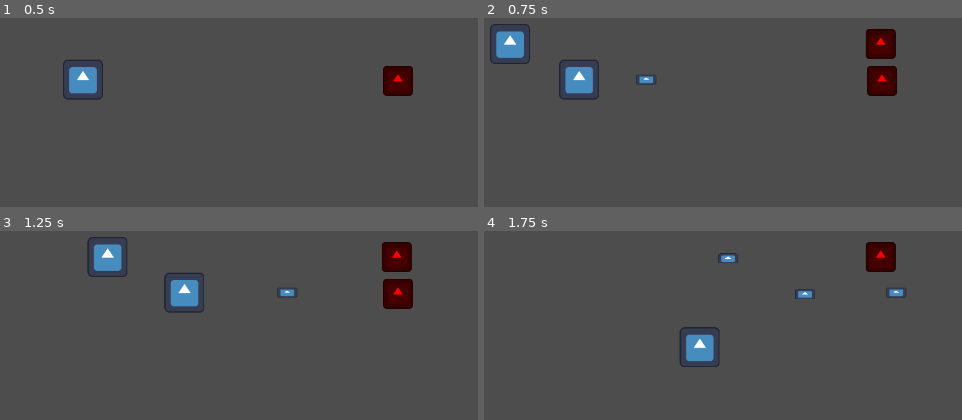
Above: before the commit, frames 1-4 (two rows, left to right).
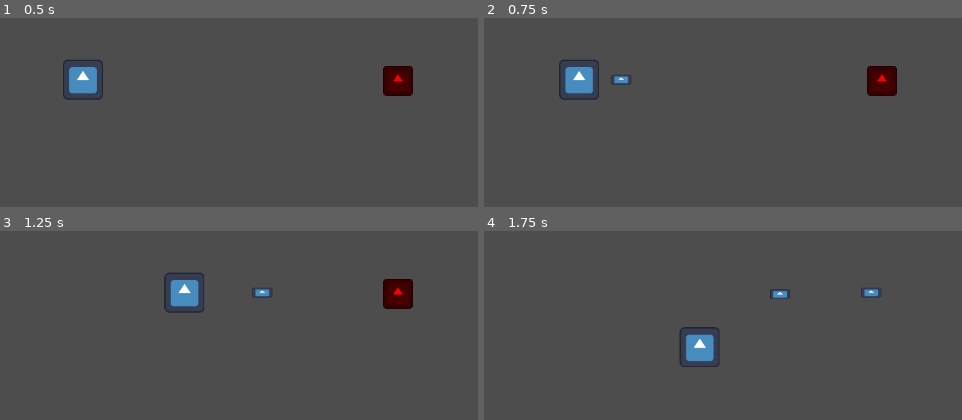
Above: after the commit, the same moments.

Repository: Lymer20/Juego-Seaquest
Game: Godot game, scene res://world/mundo.tscn
The game is run twice, just before and just after one commit, with the same random seed, the same clock (stepped at 60 frames per second) and the same inputs. The engine's default icon, where the game draws it, is replaced by a stand-in: a white triangle on a blue panel in a dark square.
Inputs:
- Up to frame 1 (0.5 s): no input
- Up to frame 2 (0.75 s): tap Enter at 0.5 s; hold Right (derecha) from 0.53 s (still down); tap R (revivir) at 0.6 s
- Up to frame 3 (1.25 s): keep holding Right (derecha)
- Up to frame 4 (1.75 s): release Right (derecha) at 1.28 s; hold Down (abajo) from 1.28 s (still down); tap Space (disparo) at 1.35 s; tap R (revivir) at 1.55 s

Frame 1 is identical in both runs. In frame 2, 2.4% of the frame differs, in the area x 1-87%, y 3-36%; in frame 3, 2.4%, in the area x 18-87%, y 3-36%; in frame 4, 1.7%.

Commit message:
Cambios pequeños para finalizar el día
-Cambios pequeños, siendo el más relevante el borrado del código de reinicio bugeado

Diff:
--- a/entities/player/jugador.gd
+++ b/entities/player/jugador.gd
@@ -1,4 +1,6 @@
 extends CharacterBody2D
+
+@onready var sprite_2d: Sprite2D = $Sprite2D
 
 # Movimiento
 const velocidad_max: float = 300
@@ -8,6 +10,7 @@
 var salvados: int = 1
 
 # Disparo
+@onready var arma: Node2D = $Arma
 var bala_path=preload("res://entities/player/bala.tscn")
 
 # Cooldown del disparo
@@ -20,6 +23,7 @@
 	# Estas variables detectan movimiento en X y en Y
 	var movimiento_x := Input.get_axis("izquierda", "derecha")
 	var movimiento_y := Input.get_axis("arriba", "abajo")
+
 	# Movimiento en X
 	if movimiento_x:
 		velocity.x = move_toward(velocity.x, movimiento_x * velocidad_max, aceleracion * delta)
--- a/entities/player/jugador.tscn
+++ b/entities/player/jugador.tscn
@@ -10,12 +10,10 @@
 size = Vector2(64, 64)
 
 [node name="Jugador" type="CharacterBody2D"]
-position = Vector2(1, 0)
 collision_layer = 2
 script = ExtResource("1_16k11")
 
 [node name="Sprite2D" type="Sprite2D" parent="."]
-position = Vector2(-2.38419e-07, 2.38419e-07)
 scale = Vector2(0.5, 0.5)
 texture = ExtResource("2_omvyu")
 
@@ -30,7 +28,6 @@
 debug_color = Color(0.884748, 0.00031054, 0.809704, 0.42)
 
 [node name="Arma" type="Node2D" parent="."]
-position = Vector2(40, 0)
 
 [node name="cooldown" type="Timer" parent="Arma"]
 
--- a/world/mundo.gd
+++ b/world/mundo.gd
@@ -1,33 +1,16 @@
 extends Node2D
 @onready var colision_del_mapa: CollisionPolygon2D = $"StaticBody2D/Colision del Mapa"
 @onready var polygon_2d: Polygon2D = $"StaticBody2D/Colision del Mapa/Polygon2D"
-var enemigo_path=preload("res://hurt_test.tscn")
 var jugador_path=preload("res://entities/player/jugador.tscn")
 var jugador = jugador_path.instantiate()
 
 func _ready():
 	polygon_2d.polygon = colision_del_mapa.polygon
 
-func _physics_process(delta: float) -> void:
-	if Input.is_action_just_pressed("revivir"):
-		for node in get_children():
-			if node.is_in_group("jugador") or node.is_in_group("enemigo"):
-				node.queue_free()
-		revivir()
-
-func revivir():
-	var enemigo = enemigo_path.instantiate()
-	add_child(enemigo)
-	add_child(jugador)
-	jugador.global_position = Vector2(550, 400)
-	enemigo.global_position = Vector2(1150, 400)
-	jugador.add_to_group("jugador")
-	enemigo.add_to_group("enemigo")
-
 func _on_oxigeno_area_entered(area: Area2D) -> void:
 
 	if jugador.salvados > 0:
-		print("Total de personas salvadas: " + str(jugador.salvados))
+		print("Total de personas salvadas: " + str(jugador.salvados) + ". Se aumentará el tamaño cuando salgas para testear")
 	else:
 		print("Busca mas personas por salvar!")
 	print("¡Estas recibiendo oxígeno!")
